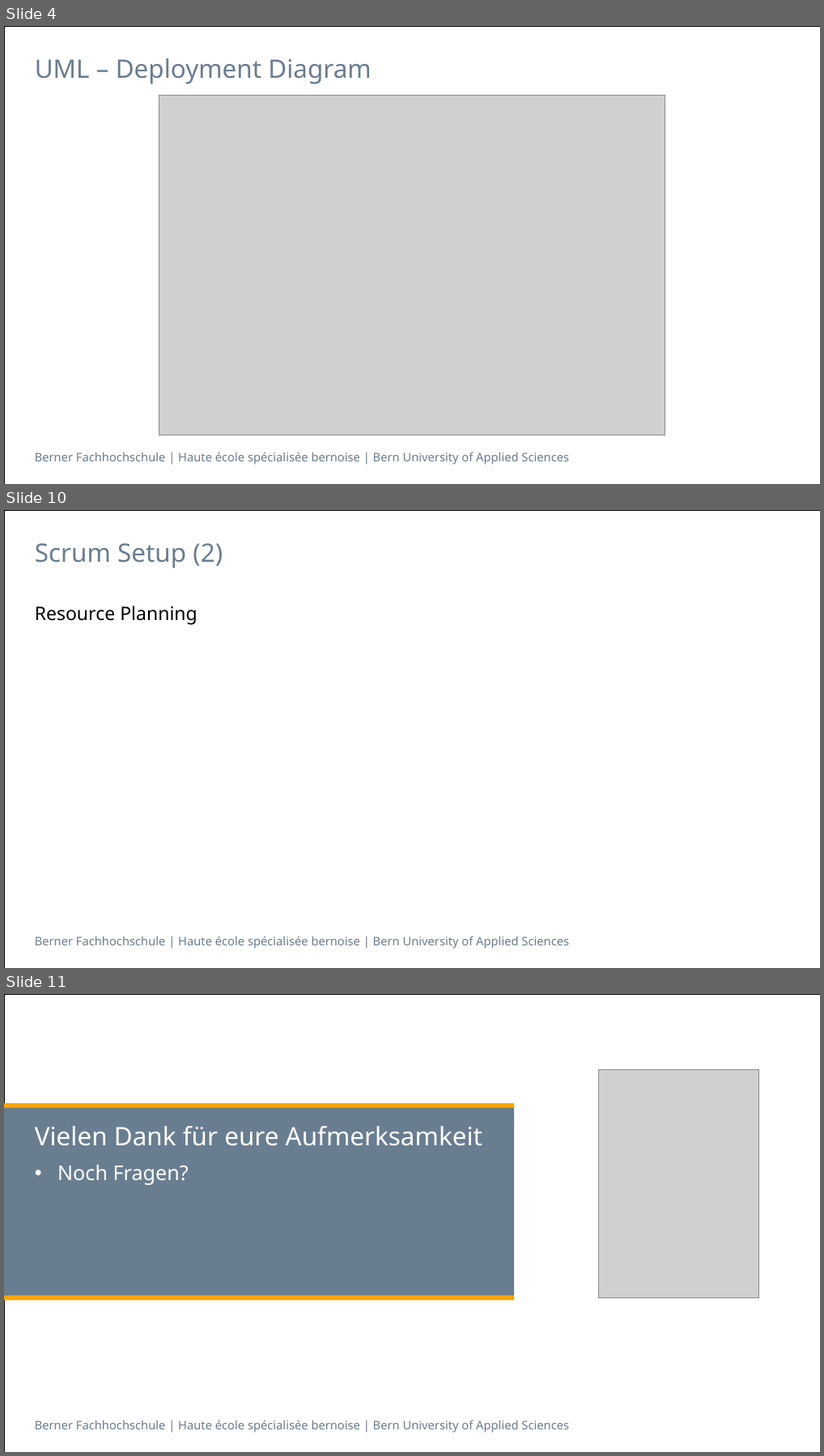
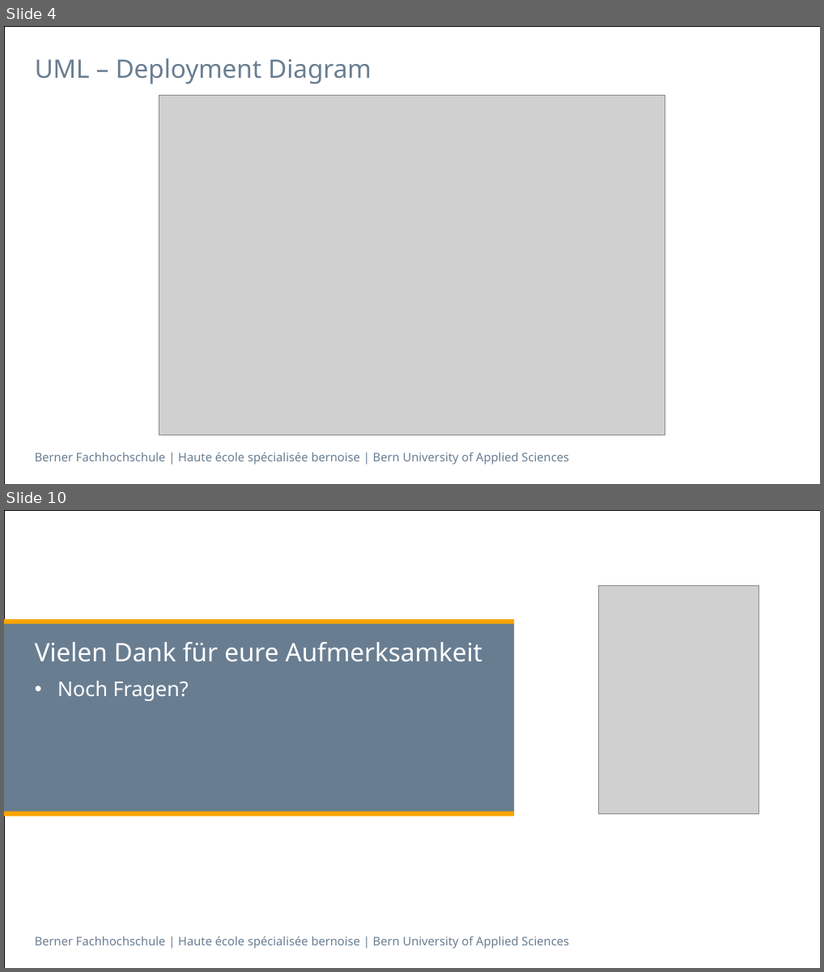
Before and after one commit to selvs1/ePsyDoc, a slide deck: doc/task-04/Präsentation task 03 und 04/Task03-04 - Ärzte - Suchtpatienten.pptx. Shown one above the other, each under a label of ours: slides 4, 10 and 11 before the commit, slides 4 and 10 after it; the slides between them are not shown. The pictures are 824x1456 and 824x972 pixels, drawn with LibreOffice and Linux fonts; fonts in the diff are those of the drawing; grey boxes stand for pictures. Boxes give left, top, right and bottom in pixels: in the first picture for what was removed or moved away, otherwise in the second. Text is boxed around its words. In the diff, an @@ line names an element or a change of style, - is before the commit and + after.

Commit message:
Update Task03-04 - Ärzte - Suchtpatienten.pptx
Scrumteil hinzufügen

```diff
--- a/doc/task-04/Präsentation task 03 und 04/Task03-04 - Ärzte - Suchtpatienten.pptx
+++ b/doc/task-04/Präsentation task 03 und 04/Task03-04 - Ärzte - Suchtpatienten.pptx
@@ slide 10 removed at <box>4,510,820,968</box>, background #FFFFFF; not listed: 2 template elements that a slide beside it also shows @@
@@ title removed at <box>35,543,223,568</box> @@
-Scrum Setup (2)
@@ text removed at <box>35,606,198,625</box> @@
-Resource Planning
@@ what was slide 11 is now slide 10 @@
```
Also in this commit, not shown: 4 slides changed, 1 slide added, 1 other slide removed.
